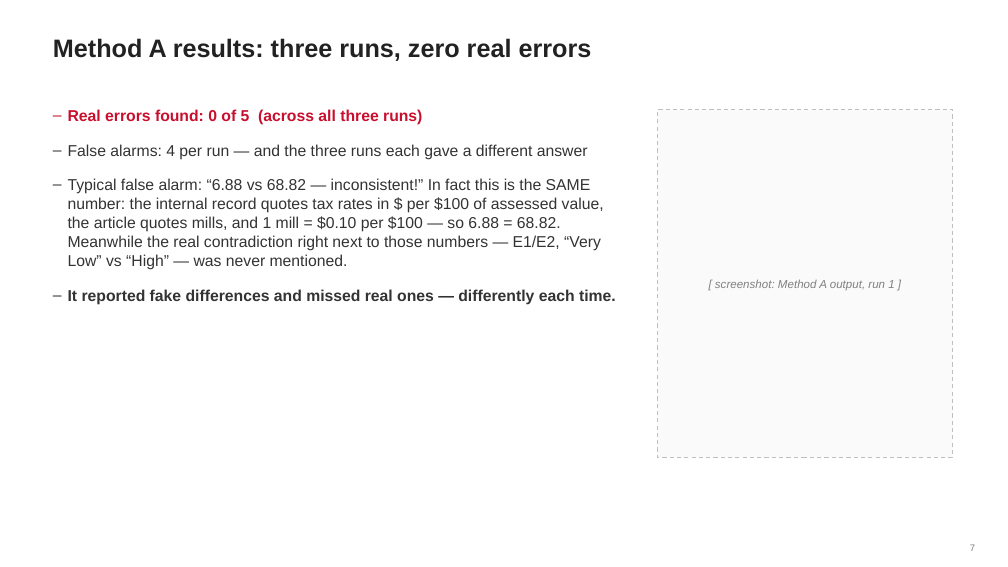
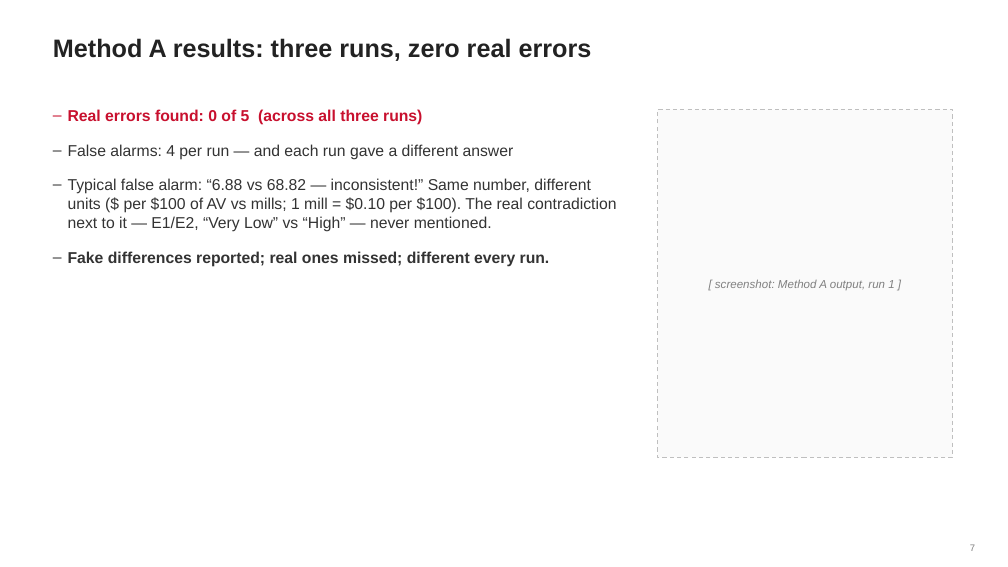
Before and after one commit to ld2955/SelfProject, a slide deck: slide 7 of AI_Summer_League_Demo_plain.pptx. Drawn at 1008x567 pixels with LibreOffice and Linux fonts; fonts in the diff are those of the drawing. Boxes give left, top, right and bottom in pixels: in the first picture for what was removed or moved away, otherwise in the second. Text is boxed around its words. In the diff, an @@ line names an element or a change of style, - is before the commit and + after.

```diff
--- a/AI_Summer_League_Demo_plain.pptx
+++ b/AI_Summer_League_Demo_plain.pptx
@@ text at bbox=[68, 144, 616, 267]: text changed @@
-– False alarms: 4 per run — and the three runs each gave a different answer
-– Typical false alarm: “6.88 vs 68.82 — inconsistent!” In fact this is the SAME number: the internal record quotes tax rates in $ per $100 of assessed value, the article quotes mills, and 1 mill = $0.10 per $100 — so 6.88 = 68.82. Meanwhile the real contradiction right next to those numbers — E1/E2, “Very Low” vs “High” — was never mentioned.
-– It reported fake differences and missed real ones — differently each time.
+– False alarms: 4 per run — and each run gave a different answer
+– Typical false alarm: “6.88 vs 68.82 — inconsistent!” Same number, different units ($ per $100 of AV vs mills; 1 mill = $0.10 per $100). The real contradiction next to it — E1/E2, “Very Low” vs “High” — never mentioned.
+– Fake differences reported; real ones missed; different every run.
```
Also in this commit, not shown: 14 other slides changed.
